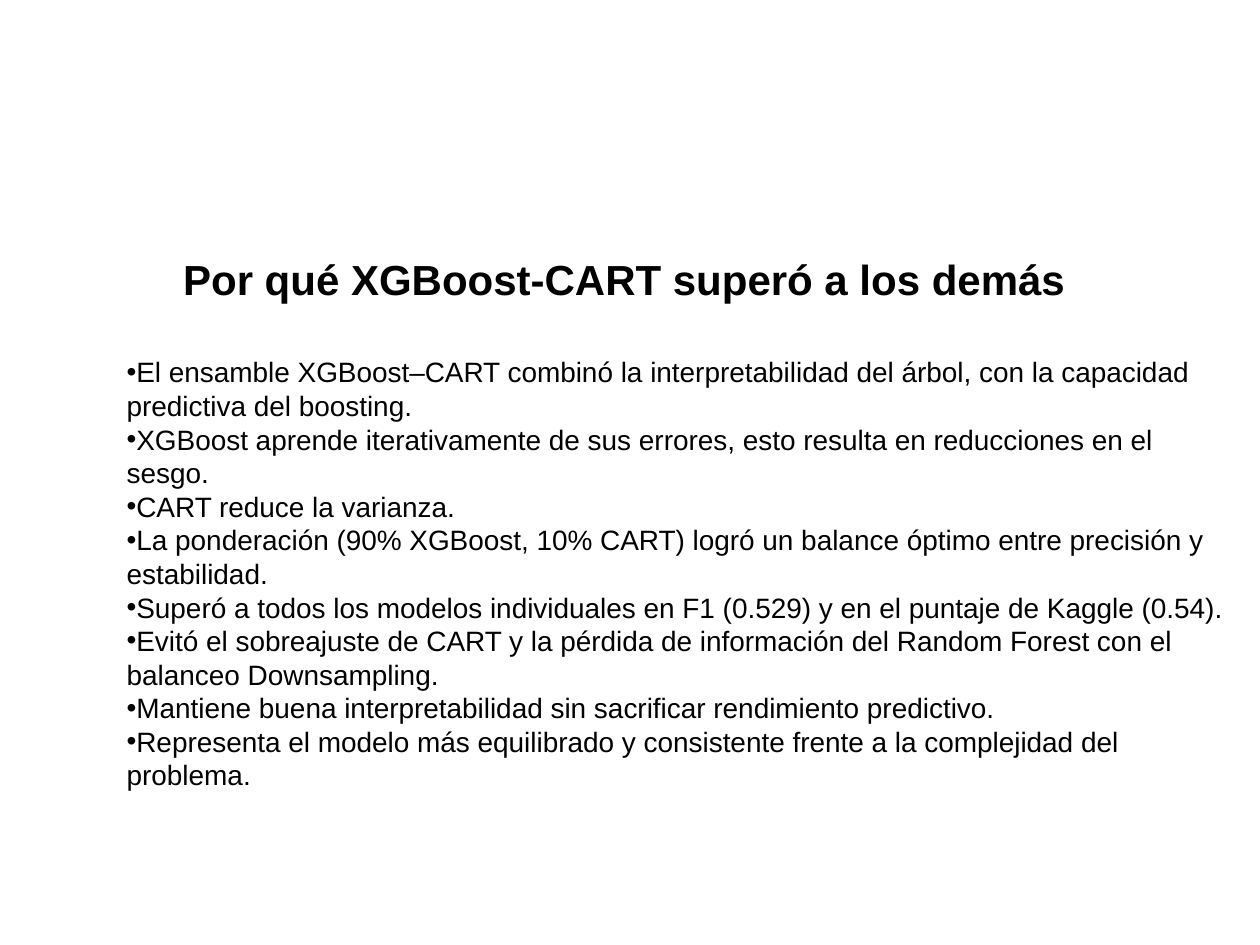
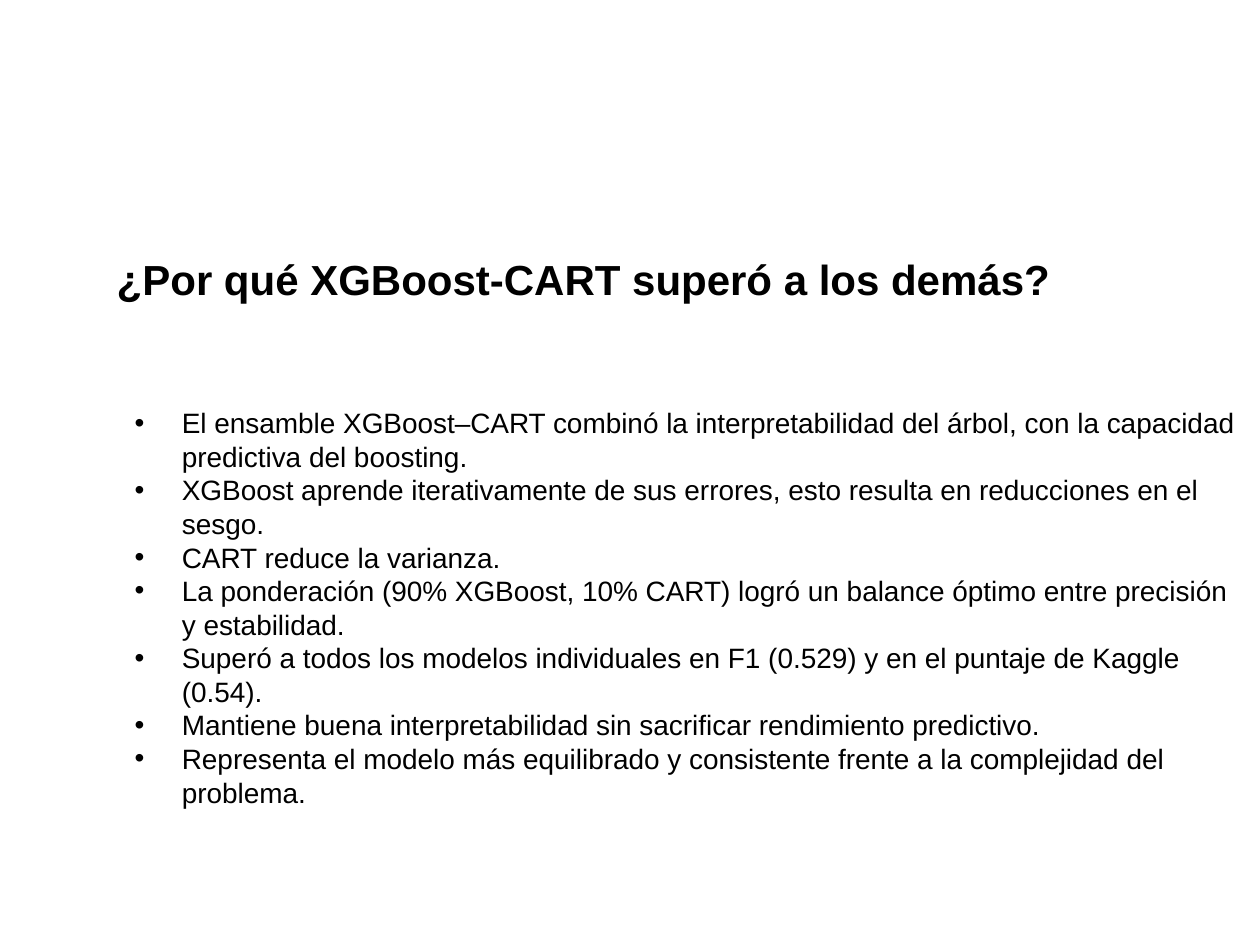
Before and after one commit to VivianCabanzo/Taller2_Predicting-Poverty, a slide deck: slide 6 of Presentaciones/othermodels_equipo_08.pptx. Drawn at 1260x945 pixels with LibreOffice and Linux fonts; fonts in the diff are those of the drawing; background and template pictures are left out. Boxes give left, top, right and bottom in pixels: in the first picture for what was removed or moved away, otherwise in the second. Text is boxed around its words. In the diff, an @@ line names an element or a change of style, - is before the commit and + after.

```diff
--- a/Presentaciones/othermodels_equipo_08.pptx
+++ b/Presentaciones/othermodels_equipo_08.pptx
@@ title at box(117, 264, 1050, 303): text changed @@
-Por qué XGBoost-CART superó a los demás
+¿Por qué XGBoost-CART superó a los demás?
@@ text "El ensamble XGBoost–CART combinó la ...": place and size @@
-text "El ensamble XGBoost–CART combinó la ..." at box(127, 361, 1223, 791)
+text "El ensamble XGBoost–CART combinó la ..." at box(182, 412, 1234, 808)
@@ text "El ensamble XGBoost–CART combinó la ..." at box(182, 412, 1234, 808): indent changed @@
@@ text at box(127, 630, 1172, 690): paragraph removed @@
-• Evitó el sobreajuste de CART y la pérdida de información del Random Forest con el balanceo Downsampling.
```
Also in this commit, not shown: 4 other slides changed.
